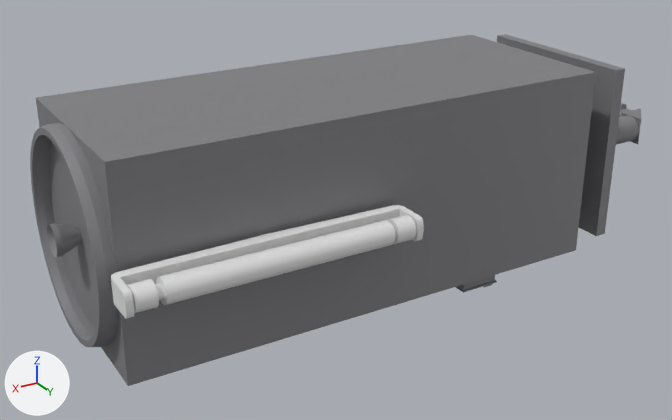
The Blender file LAS/LAS.blend as it was, and as the next commit left it.
Before and after are seen from a 50 mm camera at (1.22, 2.071, 0.942) aimed at (-0.058, -0.059, -0.123). Lighting does not change. The marker at lower left points along +X, +Y and +Z.
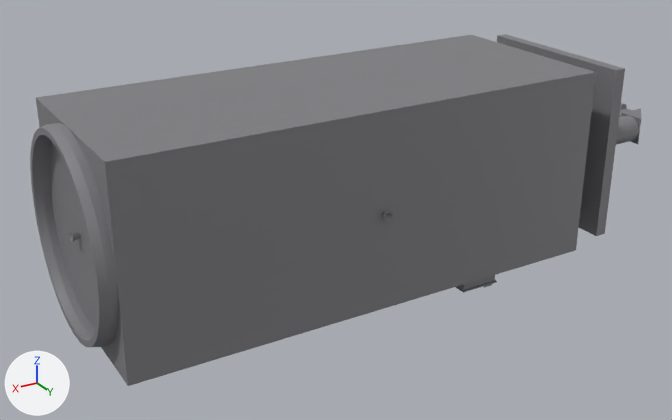
The change, as a diff of the scene's bpy script:
```diff
--- a/LAS/LAS.blend.py
+++ b/LAS/LAS.blend.py
@@ me_circle @@
 me_circle.from_pydata(...)  # 320 vertices, 160 faces; spans x -0.274..0.274, y -0.274..0.274, z -0.108..-0.067
 # used by ob_circle; parent = ob_lowaltitudesatellite; location = (0.807, 0.0, 0.0); rotation_euler = (0.0, 1.571, 0.0), in degrees (0, 90, 0)
+# me_circle part 1
+# 160 faces are deleted
+# 160 new faces join them
 me_circle.materials.append(mat_material)
@@ ob_cylinder @@
 ob_cylinder.matrix_parent_inverse = Matrix(((1.0, 0.0, 0.0, 0.0), (0.0, 0.0, 1.0, 0.0), (0.0, -1.0, 0.0, 0.0), (0.0, 0.0, 0.0, 1.0)))
-ob_cylinder.location = (0.0, 0.0, 0.0)
+ob_cylinder.location = (0.48, 0.0, 0.0)
 ob_cylinder.rotation_euler = (0.0, 1.571, 0.0)  # degrees (0, 90, 0)
+ob_cylinder.scale = (0.312, 0.312, 0.312)
@@ ob_qblock_022 @@
-ob_qblock_022 = bpy.data.objects.new('QBlock.022', me_toolmesh_028)
-ob_qblock_022.location = (0.347, 0.309, 0.0)
-ob_qblock_022.rotation_euler = (0.0, 3.142, 0.0)  # degrees (0, 180, 0)
@@ ob_cylinder_005 @@
-ob_cylinder_005 = bpy.data.objects.new('Cylinder.005', me_cylinder_002)
-ob_cylinder_005.location = (0.344, 0.372, 0.0)
-ob_cylinder_005.rotation_euler = (0.0, 1.571, 0.0)  # degrees (0, 90, 0)
@@ ob_cylinder_006 @@
-ob_cylinder_006 = bpy.data.objects.new('Cylinder.006', me_cylinder_003)
-ob_cylinder_006.location = (0.344, 0.372, 0.0)
-ob_cylinder_006.rotation_euler = (0.0, 1.571, 0.0)  # degrees (0, 90, 0)
@@ ob_cylinder_007 @@
-ob_cylinder_007 = bpy.data.objects.new('Cylinder.007', me_cylinder_004)
-ob_cylinder_007.location = (0.35, 0.372, 0.0)
-ob_cylinder_007.rotation_euler = (0.0, 4.712, 0.0)  # degrees (0, 270, 0)
@@ ob_cylinder_008 @@
-ob_cylinder_008 = bpy.data.objects.new('Cylinder.008', me_cylinder_008)
-ob_cylinder_008.location = (0.344, 0.372, 0.0)
-ob_cylinder_008.rotation_euler = (0.0, 1.571, 0.0)  # degrees (0, 90, 0)
```

Location of each change, (x1, y1, x2, y2) in pixels of the pictures (672 x 420 px; the box of a moved part takes in the faces that stretch with it):
'Cylinder.005', deleted: before (156, 220, 395, 305)
'QBlock.022', deleted: before (111, 205, 424, 319)
'Cylinder', moved, rescaled: before (47, 223, 82, 257); after (69, 231, 80, 242)
'Cylinder.006', deleted: before (127, 279, 159, 313)
'Cylinder.007', deleted: before (387, 215, 416, 244)
'Cylinder.008', deleted: before (155, 225, 396, 300)
part 1 of me_circle, moved or reshaped: (45, 221, 118, 315) in both
